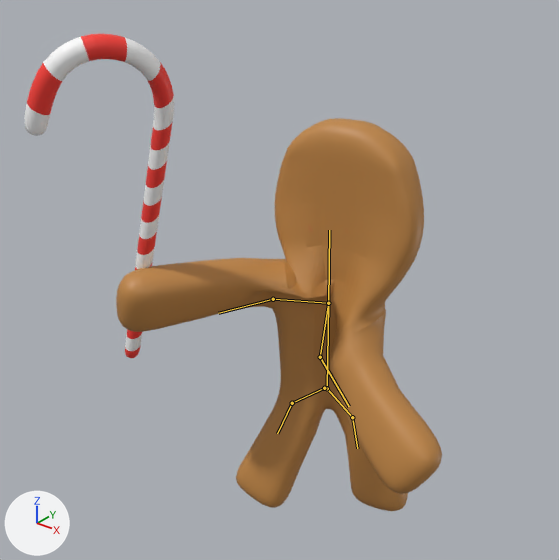
Before and after pictures for a commit that changed the glTF model DirectXGame/Resources/model/GentlmanAttack2/GentlmanAttack2.gltf.
Camera for both pictures: a 50 mm camera at (4.96, -7.31, 8.0) aimed at (-0.33, -0.7, 3.9). Lighting does not change. The marker at lower left points along +X, +Y and +Z. The picture after the commit comes second. Both versions are drawn at frame 50 of the action 'アーマチュア.001Action'; the numbers are the values there. The bones that bend it are drawn over the model as lines.

Names of what the first picture shows: '円'.
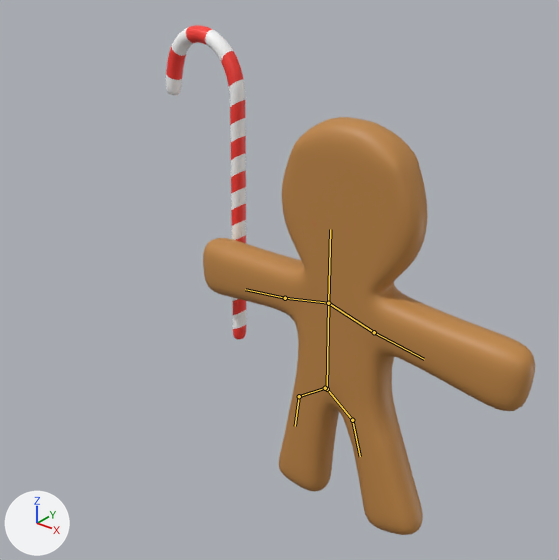
Changed parts and their boxes (x1, y1, x2, y2) in the pictures (559 x 560 px):
'円', posed (12% narrower, 7% taller): before (24, 34, 442, 511); after (166, 25, 535, 535)
bone 'Bone', root to tip: before (328, 303) to (329, 230); after (328, 303) to (330, 229)
bone 'Bone.001.L', root to tip: before (328, 303) to (320, 357); after (328, 303) to (374, 332)
bone 'Bone.002.L', root to tip: before (320, 357) to (349, 406); after (374, 332) to (424, 359)
bone 'Bone.003', root to tip: before (328, 303) to (327, 388); after (328, 303) to (327, 389)
bone 'Bone.004.L', root to tip: before (327, 388) to (352, 417); after (327, 389) to (352, 420)
bone 'Bone.004.R', root to tip: before (324, 388) to (292, 403); after (325, 388) to (299, 396)
bone 'Bone.005.R', root to tip: before (292, 403) to (277, 433); after (299, 396) to (295, 426)
bone 'Bone.001.R', root to tip: before (328, 303) to (273, 299); after (328, 303) to (285, 298)
bone 'Bone.002.R', root to tip: before (273, 299) to (218, 313); after (285, 298) to (245, 289)

What the commit changed:
Bone 'Bone' (bone_bone) turns from (2, 7, 0) to (0, 0, 0) degrees about its own x, y and z.
Bone 'Bone.001.L' (bone_bone_001_l) turns from (-36, -9, -49) to (-1, 0, -1) degrees about its own x, y and z.
Bone 'Bone.002.L' (bone_bone_002_l) turns from (12, -25, 30) to (0, 0, 1) degrees about its own x, y and z.
Bone 'Bone.003' (bone_bone_003) turns from (0, -48, 1) to (0, -1, 0) degrees about its own x, y and z.
Bone 'Bone.004.L' (bone_bone_004_l) turns from (-14, 28, -28) to (0, 1, -1) degrees about its own x, y and z.
Bone 'Bone.004.R' (bone_bone_004_r) moves from (0.006, -0.002, 0.0) to (0.0, 0.0, 0.0).
Bone 'Bone.004.R' (bone_bone_004_r) turns from (1, 18, -16) to (0, 0, 0) degrees about its own x, y and z.
Bone 'Bone.005.R' (bone_bone_005_r) turns from (13, 17, 8) to (0, 0, 0) degrees about its own x, y and z.
Bone 'Bone.001.R' (bone_bone_001_r) turns from (-34, -122, 78) to (1, -2, 0) degrees about its own x, y and z.
Bone 'Bone.002.R' (bone_bone_002_r) turns from (75, 76, 82) to (0, 2, -2) degrees about its own x, y and z.
